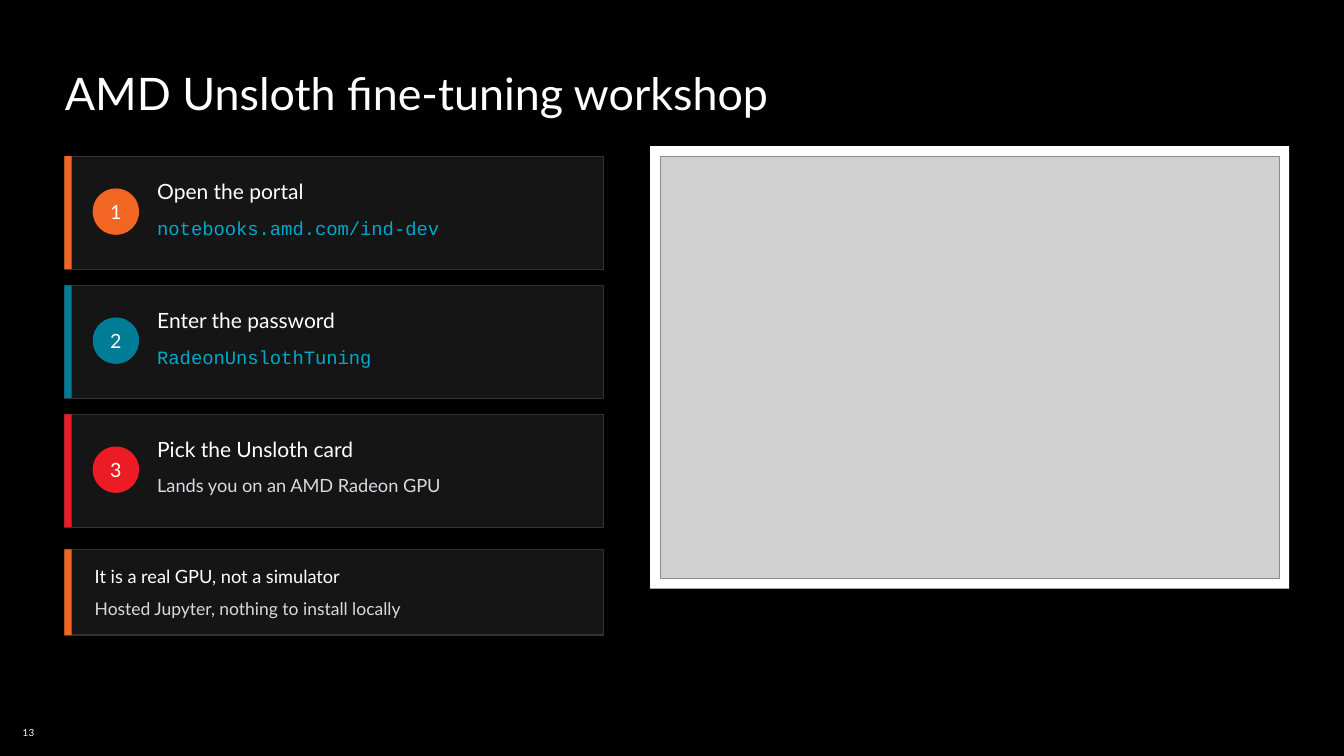
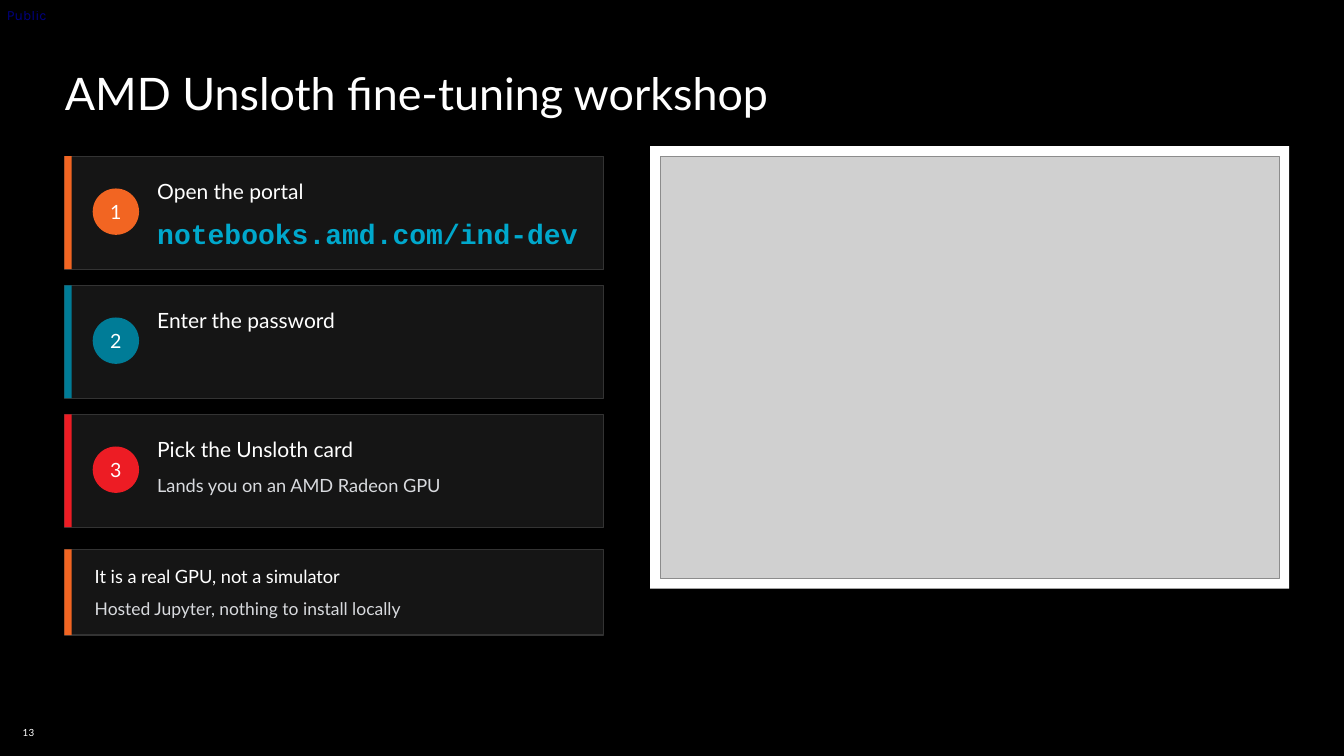
Before and after one commit to mkbhanda/Unsloth-RL-Workshop-on-Radeon, a slide deck: slide 13 of docs/AMD-Unsloth-GRPO-Fine-tuning1.pptx. Drawn at 1344x756 pixels with LibreOffice and Linux fonts; fonts in the diff are those of the drawing; grey boxes stand for pictures; background and template pictures are left out. Boxes give left, top, right and bottom in pixels: in the first picture for what was removed or moved away, otherwise in the second. Text is boxed around its words. In the diff, an @@ line names an element or a change of style, - is before the commit and + after.

```diff
--- a/docs/AMD-Unsloth-GRPO-Fine-tuning1.pptx
+++ b/docs/AMD-Unsloth-GRPO-Fine-tuning1.pptx
@@ text added at [7, 11, 47, 20], 10 pt, text #0000FF at 50% opacity @@
+Public
@@ text "notebooks.amd.com/ind-dev" at [157, 224, 577, 245]: size 13.5 to 20 pt, bold on @@
@@ text removed at [157, 351, 371, 368] @@
-RadeonUnslothTuning
```
Also in this commit, not shown: 14 other slides changed, 1 other file.
